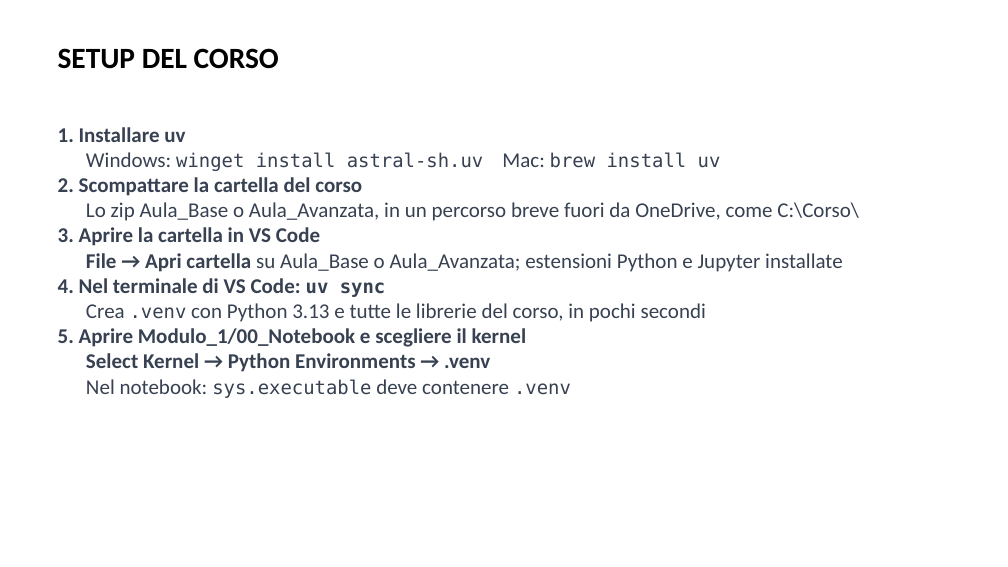
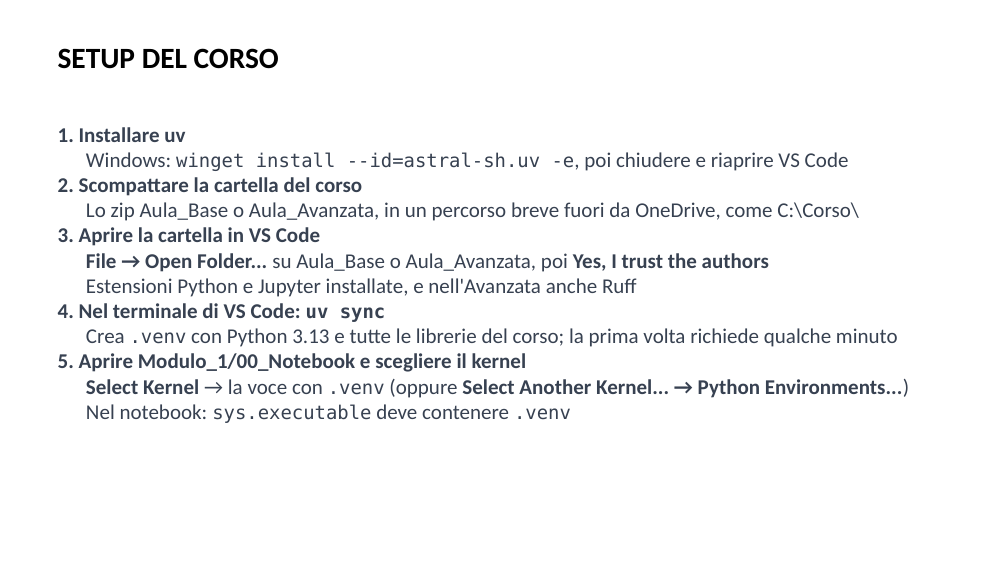
Before and after one commit to AndreaCorvaglia0/python-base-utilities, a slide deck: slide 11 of Slides/Presentazione_python_base.pptx. Drawn at 1008x567 pixels with LibreOffice and Linux fonts; fonts in the diff are those of the drawing; background and template pictures are left out. Boxes give left, top, right and bottom in pixels: in the first picture for what was removed or moved away, otherwise in the second. Text is boxed around its words. In the diff, an @@ line names an element or a change of style, - is before the commit and + after.

```diff
--- a/Slides/Presentazione_python_base.pptx
+++ b/Slides/Presentazione_python_base.pptx
@@ text at (86, 152, 849, 171): text changed; size 18 to 20 pt; font DejaVu Sans Mono to Calibri @@
-Windows: winget install astral-sh.uv Mac: brew install uv
+Windows: winget install --id=astral-sh.uv -e, poi chiudere e riaprire VS Code
@@ text at (86, 253, 769, 297): text changed @@
-File → Apri cartella su Aula_Base o Aula_Avanzata; estensioni Python e Jupyter installate
+File → Open Folder... su Aula_Base o Aula_Avanzata, poi Yes, I trust the authors
+Estensioni Python e Jupyter installate, e nell'Avanzata anche Ruff
@@ text at (86, 328, 898, 347): text changed @@
-Crea .venv con Python 3.13 e tutte le librerie del corso, in pochi secondi
+Crea .venv con Python 3.13 e tutte le librerie del corso; la prima volta richiede qualche minuto
@@ text at (86, 379, 909, 398): text changed @@
-Select Kernel → Python Environments → .venv
+Select Kernel → la voce con .venv (oppure Select Another Kernel... → Python Environments...)
```
Also in this commit, not shown: 2 other slides changed, 27 other files.
